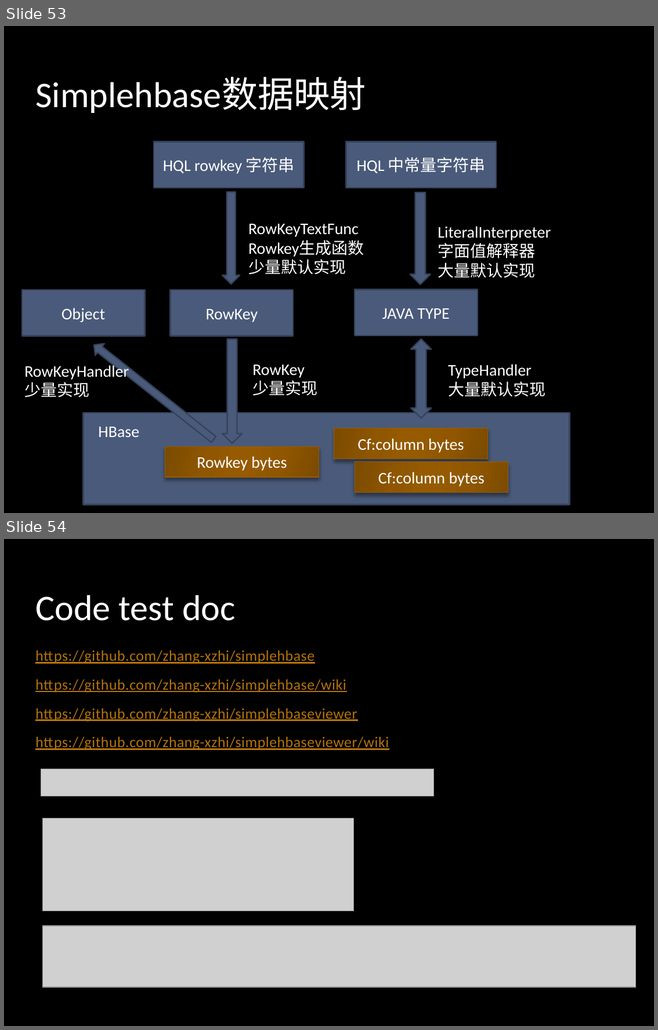
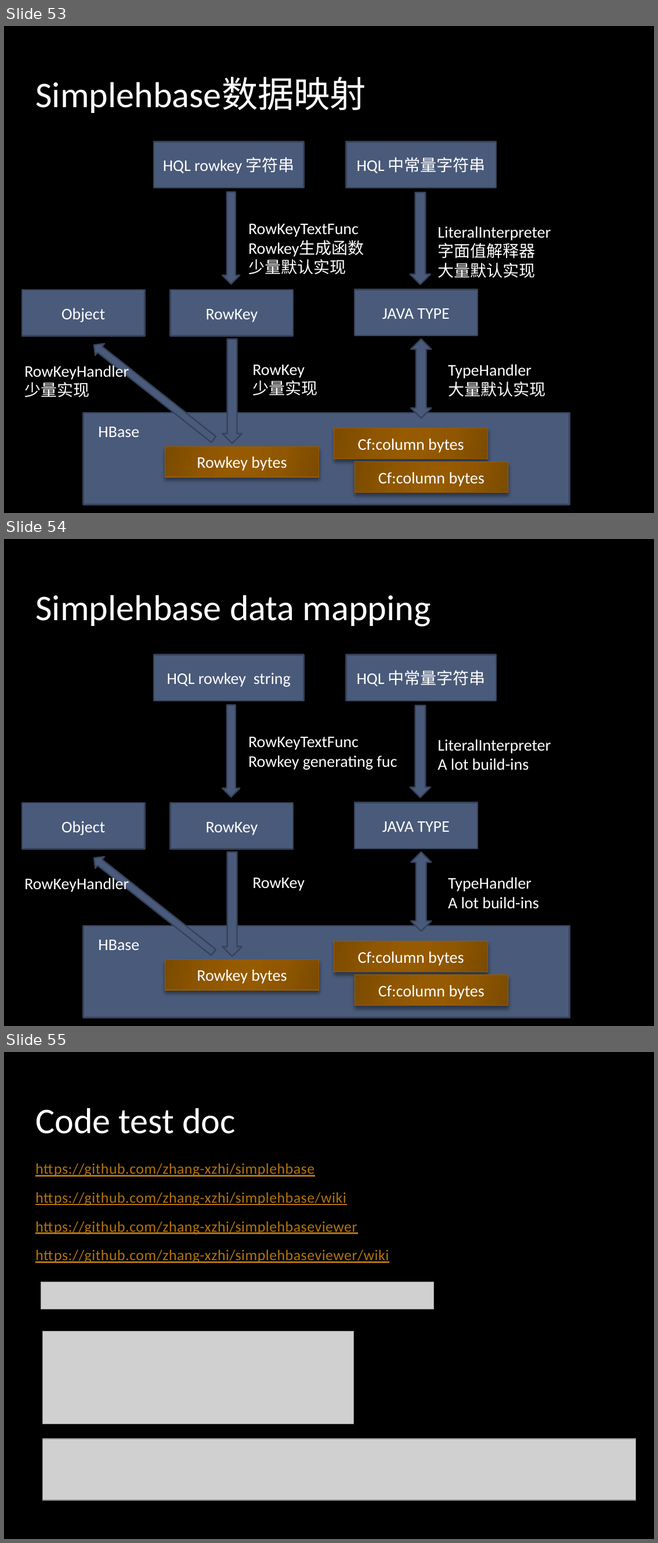
Before and after one commit to alibaba/simplehbase, a slide deck: doc/hbase ORM framework - Simplehbase0.5 Introduction.pptx. Shown one above the other, each under a label of ours: slides 53 and 54 before the commit, slides 53, 54 and 55 after it. The pictures are 658x1030 and 658x1543 pixels, drawn with LibreOffice and Linux fonts; fonts in the diff are those of the drawing; grey boxes stand for pictures; background and template pictures are left out. Boxes give left, top, right and bottom in pixels: in the first picture for what was removed or moved away, otherwise in the second. Text is boxed around its words. In the diff, an @@ line names an element or a change of style, - is before the commit and + after.

```diff
--- a/doc/hbase ORM framework - Simplehbase0.5 Introduction.pptx
+++ b/doc/hbase ORM framework - Simplehbase0.5 Introduction.pptx
@@ slide 54 added at [4, 539, 654, 1026], background picture (left out); not listed: 1 template element that a slide beside it also shows @@
@@ title added at [35, 595, 431, 627], 40 pt, text #FFFFFF @@
+Simplehbase data mapping
@@ rectangle added at [154, 654, 303, 701], fill #4A5A7A, outline #37435A 1.5 pt, 18 pt, text #FFFFFF @@
+HQL rowkey string
@@ rectangle added at [346, 654, 496, 701], fill #4A5A7A, outline #37435A 1.5 pt, 18 pt, text #FFFFFF @@
+HQL 中常量字符串
@@ down arrow added at [222, 705, 240, 798], fill #4A5A7A, outline #37435A 1.5 pt @@
@@ down arrow added at [410, 705, 430, 798], fill #4A5A7A, outline #37435A 1.5 pt @@
@@ text added at [248, 737, 397, 770], 18 pt, text #FFFFFF @@
+RowKeyTextFunc
+Rowkey generating fuc
@@ text added at [437, 739, 550, 770], 18 pt, text #FFFFFF @@
+LiteralInterpreter
+A lot build-ins
@@ rectangle added at [22, 803, 145, 849], fill #4A5A7A, outline #37435A 1.5 pt, 18 pt, text #FFFFFF @@
+Object
@@ rectangle added at [170, 803, 293, 849], fill #4A5A7A, outline #37435A 1.5 pt, 18 pt, text #FFFFFF @@
+RowKey
@@ rectangle added at [354, 803, 477, 849], fill #4A5A7A, outline #37435A 1.5 pt, 18 pt, text #FFFFFF @@
+JAVA TYPE
@@ up arrow added at [89, 852, 218, 959], fill #4A5A7A, outline #37435A 1.5 pt @@
@@ down arrow added at [222, 852, 242, 957], fill #4A5A7A, outline #37435A 1.5 pt @@
@@ up down arrow added at [411, 852, 431, 931], fill #4A5A7A, outline #37435A 1.5 pt @@
@@ text added at [24, 876, 129, 892], 18 pt, text #FFFFFF @@
+RowKeyHandler
@@ text added at [252, 878, 304, 891], 18 pt, text #FFFFFF @@
+RowKey
@@ text added at [448, 877, 538, 909], 18 pt, text #FFFFFF @@
+TypeHandler
+A lot build-ins
@@ rectangle added at [83, 925, 569, 1017], fill #4A5A7A, outline #37435A 1.5 pt @@
@@ text added at [98, 940, 139, 950], 18 pt, text #FFFFFF @@
+HBase
@@ rectangle added at [334, 941, 487, 972], fill gradient #7C4B00 to #905800 to #975C00, outline #975C00 0.75 pt, 18 pt, text #FFFFFF @@
+Cf:column bytes
@@ rectangle added at [165, 959, 318, 990], fill gradient #7C4B00 to #905800 to #975C00, outline #975C00 0.75 pt, 18 pt, text #FFFFFF @@
+Rowkey bytes
@@ rectangle added at [354, 975, 507, 1005], fill gradient #7C4B00 to #905800 to #975C00, outline #975C00 0.75 pt, 18 pt, text #FFFFFF @@
+Cf:column bytes
@@ what was slide 54 is now slide 55 @@
```
Also in this commit, not shown: 1 other file.
